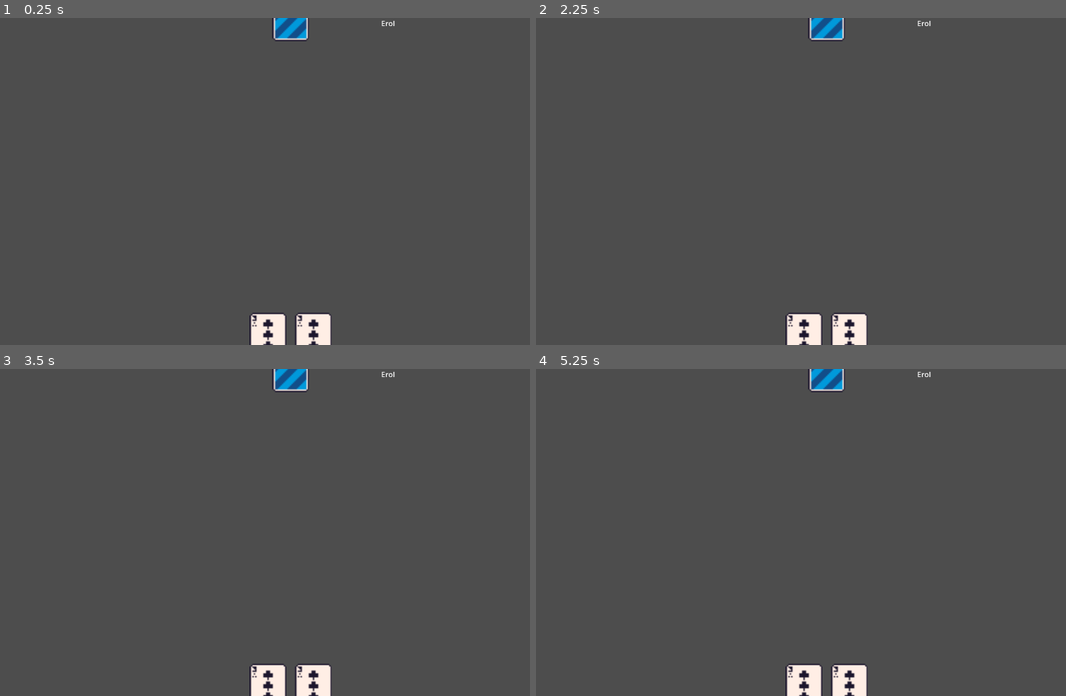
Above: before the commit, frames 1-4 (two rows, left to right).
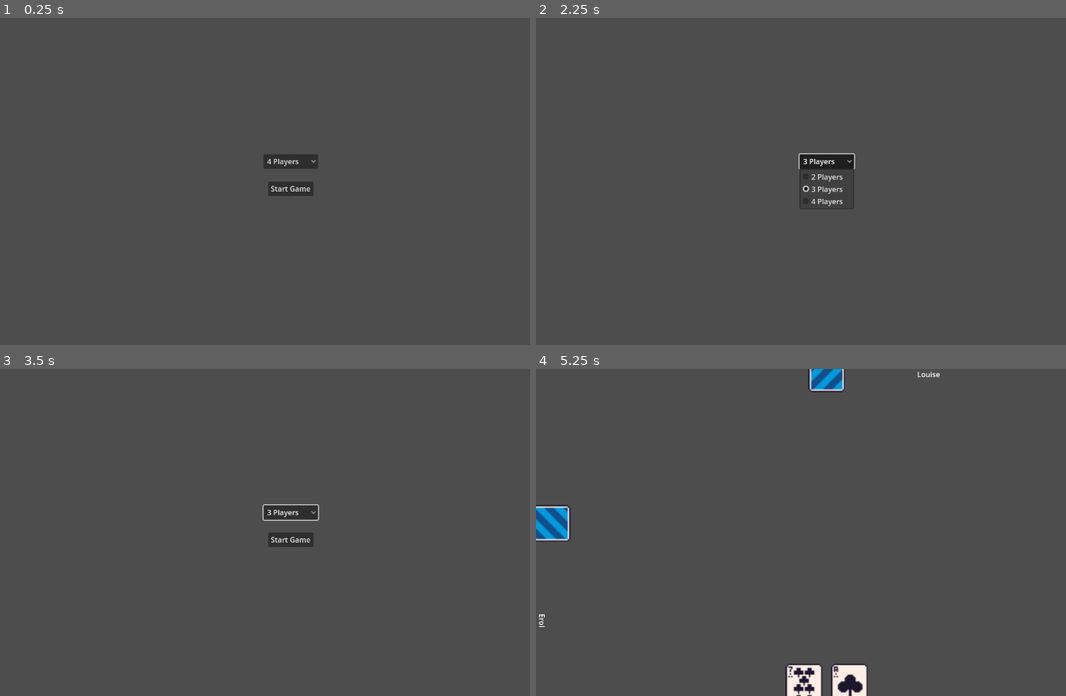
Above: after the commit, the same moments.

Repository: maxnovak/love-letter
Game: Godot game, scene res://Game.tscn
The game is run twice, just before and just after one commit, with the same random seed, the same clock (stepped at 60 frames per second) and the same inputs. Before the commit the project starts from res://table.tscn.
Inputs (mouse positions are in pixels of both pictures, inside the frame that each line leads up to):
- Up to frame 1 (0.25 s): no input
- Up to frame 2 (2.25 s): click (827, 161) at 0.5 s, where only the run after the commit has a clickable "4 Players"; click (827, 188) at 1.25 s, where only the run after the commit has a clickable "Start Game"; click (827, 161) at 2 s, where only the run after the commit has a clickable "3 Players"
- Up to frame 3 (3.5 s): click (291, 539) at 2.75 s, where only the run after the commit has a clickable "Start Game"
- Up to frame 4 (5.25 s): click (827, 512) at 3.5 s, where only the run after the commit has a clickable "3 Players"; click (827, 512) at 4.25 s, where only the run after the commit has a clickable "3 Players"; click (827, 539) at 5 s, where only the run after the commit has a clickable "Start Game"

The runs differ from the first frame. In frame 1, 2.6% of the frame differs, in the area x 47-75%, y 0-100%; in frame 2, 2.6%; in frame 3, 2.7%; in frame 4, 1.2%.

Commit message:
Create new scene with ability to select number of players
This is a larger feature that adds multiple players to game. Logic is
all basically the same, but there are some bugs with when cards should
be visible. Made a new ticket to address separately.

Diff:
--- a/Card.gd
+++ b/Card.gd
@@ -20,7 +20,6 @@
 	visible = new_value
 func _get_visible():
 	return visible
-
 
 func setup(cardType: String, visibility: bool, noHover: bool = false):
 	card = cardType
--- /dev/null
+++ b/Game.gd
@@ -0,0 +1,9 @@
+extends Node2D
+
+var tableScene = preload("res://table.tscn")
+
+func new_game(numberOfPlayers: int):
+	$NewGame.hide()
+	var table = tableScene.instantiate()
+	table.setup(numberOfPlayers)
+	get_tree().root.add_child(table)
--- /dev/null
+++ b/Game.tscn
@@ -0,0 +1,11 @@
+[gd_scene load_steps=3 format=3 uid="uid://b4ny6qi2rv5i8"]
+
+[ext_resource type="Script" path="res://Game.gd" id="1_tuam6"]
+[ext_resource type="PackedScene" uid="uid://dvuvvs0finhef" path="res://NewGame.tscn" id="2_po6xf"]
+
+[node name="Game" type="Node2D"]
+script = ExtResource("1_tuam6")
+
+[node name="NewGame" parent="." instance=ExtResource("2_po6xf")]
+
+[connection signal="startGame" from="NewGame" to="." method="new_game"]
--- a/Global.gd
+++ b/Global.gd
@@ -59,6 +59,9 @@
 	},
 }
 
+var seats = ["top", "left", "right"]
+var playerNames = ["Erol", "Max", "Jill", "Harley", "Zara", "Louise", "Maya", "Malcom", "Otis", "Zoey", "Koda", "Remi", "Willow", "Lillie", "Molly", "Randy", "Maggie", "Cat", "Alan", "Corey", "Michal", "Elyse", "Paul"]
+
 func findWinner(players) -> Node2D:
 	var playersValues =[]
 	for player in players:
--- /dev/null
+++ b/NewGame.gd
@@ -0,0 +1,6 @@
+extends Node2D
+
+signal startGame(numberOfPlayers: int)
+
+func _on_start_pressed():
+	startGame.emit($NumberOfPlayers.get_selected_id())
--- /dev/null
+++ b/NewGame.tscn
@@ -0,0 +1,29 @@
+[gd_scene load_steps=2 format=3 uid="uid://dvuvvs0finhef"]
+
+[ext_resource type="Script" path="res://NewGame.gd" id="1_oiu62"]
+
+[node name="NewGame" type="Node2D"]
+script = ExtResource("1_oiu62")
+
+[node name="NumberOfPlayers" type="OptionButton" parent="."]
+offset_left = 580.0
+offset_top = 300.0
+offset_right = 700.0
+offset_bottom = 332.0
+item_count = 3
+selected = 2
+popup/item_0/text = "2 Players"
+popup/item_0/id = 1
+popup/item_1/text = "3 Players"
+popup/item_1/id = 2
+popup/item_2/text = "4 Players"
+popup/item_2/id = 3
+
+[node name="Start" type="Button" parent="."]
+offset_left = 590.0
+offset_top = 360.0
+offset_right = 690.0
+offset_bottom = 392.0
+text = "Start Game"
+
+[connection signal="pressed" from="Start" to="." method="_on_start_pressed"]
--- a/Opponent.gd
+++ b/Opponent.gd
@@ -2,6 +2,13 @@
 
 signal clicked
 
+var playerName: String = "": set = _set_playerName, get = _get_playerName
+func _set_playerName(new_value):
+	playerName = new_value
+	$PlayerName.text = new_value
+func _get_playerName():
+		return playerName
+
 func _on_area_2d_input_event(_viewport, event, _shape_idx):
 	if (event is InputEventMouseButton && event.pressed):
 		clicked.emit()
--- a/Table.gd
+++ b/Table.gd
@@ -13,19 +13,34 @@
 signal chooseCard
 
 # Called when the node enters the scene tree for the first time.
-func _ready():
-	var opponent = OpponentScene.instantiate()
-	opponent.position = Vector2(640, 0)
-	opponent.name = "Erol"
-	opponent.clicked.connect(_chooseOpponent.bind(opponent))
-	opponent.clicked.connect(_choosePlayer.bind(opponent))
-	add_child(opponent)
+func setup(numberOfPlayers: int):
 	$PlayersHand.clicked.connect(_choosePlayer.bind($PlayersHand))
-	turnOrder = [$PlayersHand, opponent]
+	turnOrder = [$PlayersHand]
+	Global.playerNames.shuffle()
+	for i in range(numberOfPlayers):
+		var opponent = createOpponent(Global.playerNames[i], Global.seats[i])
+		add_child(opponent)
+		turnOrder.append(opponent)
 	create_deck()
 	deck.shuffle()
 	deal_starting_cards()
 	deal_card(turnOrder[turn])
+
+func createOpponent(playerName: String, location: String) -> Node2D:
+	var opponent = OpponentScene.instantiate()
+	if location == "top":
+		opponent.position = Vector2(640, 0)
+	if location == "left":
+		opponent.position = Vector2(25, 340)
+		opponent.rotation_degrees = 90
+	if location == "right":
+		opponent.position = Vector2(1255, 340)
+		opponent.rotation_degrees = -90
+	opponent.name = playerName
+	opponent._set_playerName(playerName)
+	opponent.clicked.connect(_chooseOpponent.bind(opponent))
+	opponent.clicked.connect(_choosePlayer.bind(opponent))
+	return opponent
 
 func create_deck():
 	for cardType in Global.cardBreakdown:
--- a/opponent.tscn
+++ b/opponent.tscn
@@ -15,7 +15,7 @@
 
 [node name="PlayerName" type="RichTextLabel" parent="."]
 offset_left = 199.0
-offset_right = 242.0
+offset_right = 281.0
 offset_bottom = 29.0
 text = "Erol"
 
--- a/project.godot
+++ b/project.godot
@@ -11,7 +11,7 @@
 [application]
 
 config/name="love-letter"
-run/main_scene="res://table.tscn"
+run/main_scene="res://Game.tscn"
 config/features=PackedStringArray("4.2", "Forward Plus")
 config/icon="res://assets/icon.png"
 
